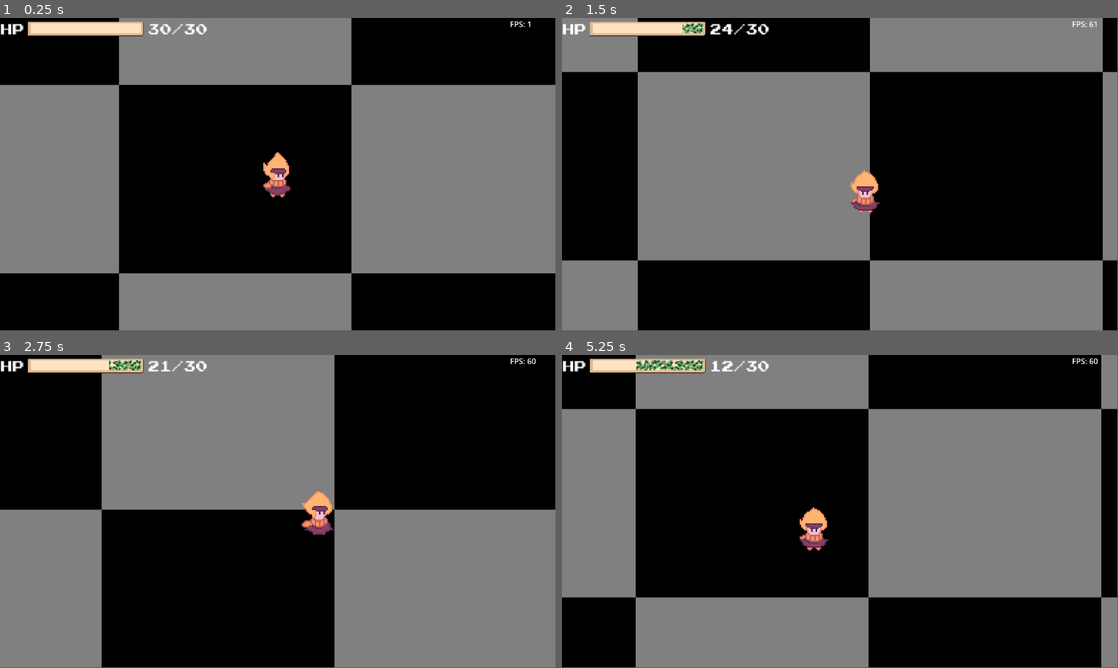
Above: before the commit, frames 1-4 (two rows, left to right).
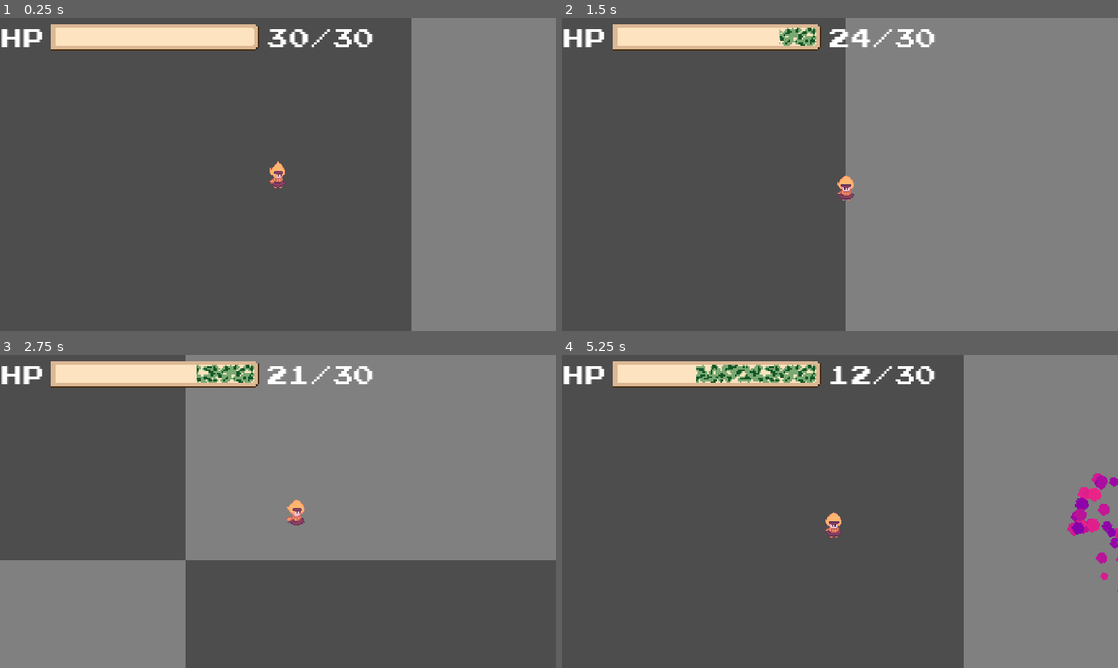
Above: after the commit, the same moments.

Repository: 0megq/PirateJam14
Game: Godot game, scene res://tests/testing_scene.tscn
The game is run twice, just before and just after one commit, with the same random seed, the same clock (stepped at 60 frames per second) and the same inputs.
Inputs (mouse positions are in pixels of both pictures, inside the frame that each line leads up to):
- Up to frame 1 (0.25 s): no input
- Up to frame 2 (1.5 s): tap Enter (ui_accept) at 0.5, 0.77 s; move the mouse to (962, 158) at 0.52 s; press the mouse at (962, 158) at 0.53 s; hold D (right) 0.53-1.28 s; move the mouse to (728, 190) at 1.27 s; release the mouse at (728, 190) at 1.28 s; hold S (down) from 1.28 s (still down); right-click (728, 190) at 1.35 s
- Up to frame 3 (2.75 s): tap Enter (ui_accept) at 1.52 s; click (166, 527) at 1.55 s; move the mouse to (333, 442) at 2.02 s; release S (down) at 2.03 s; press the mouse at (333, 442) at 2.03 s; hold D (right) from 2.03 s (still down)
- Up to frame 4 (5.25 s): move the mouse to (812, 574) at 2.77 s; release D (right) at 2.78 s; release the mouse at (812, 574) at 2.78 s; hold W (up) 2.78-3.53 s; click (812, 574) at 2.85 s; tap Enter (ui_accept) at 3.02, 3.77, 4.52 s; move the mouse to (1006, 558) at 3.52 s; hold Right mouse button (aim) 3.53-4.28 s; hold A (left) 3.53-5.03 s; click (1006, 558) at 3.8 s; move the mouse to (673, 464) at 4.27 s; click (673, 464) at 4.35 s; move the mouse to (867, 511) at 5.02 s; press the mouse at (867, 511) at 5.03 s; hold S (down) from 5.03 s (still down)
In our replay, the window is 799x449 before the commit and 800x450 after it. These sizes can differ from the game's own. Grey fills any space a smaller window leaves; there, only what the larger window draws over its background counts as a difference.

The runs differ from the first frame. In frame 1, 84% of the frame differs, in the area x 0-100%, y 0-100%; in frame 2, 79%; in frame 3, 75%; in frame 4, 84%.

Commit message:
640x360 canvas

Diff:
--- a/project/project.godot
+++ b/project/project.godot
@@ -15,6 +15,15 @@
 config/features=PackedStringArray("4.2", "Forward Plus")
 run/max_fps=60
 config/icon="res://assets/icon.svg"
+
+[display]
+
+window/size/viewport_width=640
+window/size/viewport_height=360
+window/size/window_width_override=1280
+window/size/window_height_override=720
+window/stretch/mode="canvas_items"
+window/vsync/vsync_mode=0
 
 [input]
 
--- a/project/scenes/jam.tscn
+++ b/project/scenes/jam.tscn
@@ -1,24 +1,17 @@
-[gd_scene load_steps=8 format=3 uid="uid://carppqx6aqt8h"]
+[gd_scene load_steps=7 format=3 uid="uid://carppqx6aqt8h"]
 
 [ext_resource type="Script" path="res://scripts/jam.gd" id="2_0q0xs"]
 [ext_resource type="Texture2D" uid="uid://f3pers13s54u" path="res://assets/jam/jam_particle.png" id="2_cm63r"]
 
-[sub_resource type="Curve" id="Curve_58tm3"]
-min_value = -50.0
-max_value = 50.0
-_data = [Vector2(0, 0.5), 0.0, -1.92308, 0, 1, Vector2(0.26, 0), -1.92308, 0.0, 1, 0, Vector2(0.411765, -0.140244), 0.0, 0.0, 0, 0, Vector2(0.498, 0.5), 0.0, 0.0, 0, 0, Vector2(0.633, 0), 0.0, 0.0, 0, 0]
-point_count = 5
-
 [sub_resource type="Curve" id="Curve_cl3pj"]
-min_value = -50.0
-max_value = 50.01
-_data = [Vector2(0, 4.42339), 0.0, 0.0, 0, 0, Vector2(0.99999, -39.8727), 0.0, 0.0, 0, 0, Vector2(1, 0), 0.0, 0.0, 0, 0]
-point_count = 3
+min_value = -20.0
+max_value = 16.0
+_data = [Vector2(0, 16), 0.0, 0.0, 0, 0, Vector2(0.393258, -20), 0.0, 0.0, 0, 0]
+point_count = 2
 
 [sub_resource type="Curve" id="Curve_v0ljn"]
-min_value = -5.0
-max_value = 10.0
-_data = [Vector2(0, -4.08485), 0.0, -13.5496, 0, 0, Vector2(0.262976, 7.53857), 21.6721, 21.6721, 0, 0, Vector2(0.581315, 2.61571), 0.0, 0.0, 0, 0]
+max_value = 3.0
+_data = [Vector2(0, 0), 0.0, 1.17363, 0, 0, Vector2(0.25, 2), -6.427, -6.427, 0, 0, Vector2(0.556, 1), 0.0, 0.0, 0, 0]
 point_count = 3
 
 [sub_resource type="Gradient" id="Gradient_0helv"]
@@ -27,21 +20,21 @@
 [sub_resource type="Gradient" id="Gradient_8svgi"]
 colors = PackedColorArray(0.557868, 0.00108862, 0.697978, 1, 1, 0.370842, 0.550971, 1)
 
-[node name="jam" type="CPUParticles2D"]
+[node name="Jam" type="CPUParticles2D"]
 z_index = 1
 texture_filter = 1
-scale = Vector2(1.24141, 0.545139)
-amount = 32
+emitting = false
+amount = 48
+one_shot = true
 explosiveness = 1.0
 texture = ExtResource("2_cm63r")
 gravity = Vector2(0, 0)
-initial_velocity_min = 100.0
-initial_velocity_max = 500.0
-angular_velocity_min = -50.0
-angular_velocity_max = 50.0
-angular_velocity_curve = SubResource("Curve_58tm3")
-linear_accel_min = 50.0
-linear_accel_max = 50.0
+initial_velocity_min = 50.0
+initial_velocity_max = 200.0
+angular_velocity_min = -16.0
+angular_velocity_max = 16.0
+linear_accel_min = 16.0
+linear_accel_max = 16.0
 linear_accel_curve = SubResource("Curve_cl3pj")
 scale_amount_max = 2.0
 scale_amount_curve = SubResource("Curve_v0ljn")
@@ -53,23 +46,23 @@
 [node name="Area2D" type="Area2D" parent="."]
 
 [node name="CollisionPolygon2D" type="CollisionPolygon2D" parent="Area2D"]
-polygon = PackedVector2Array(18.5273, 23.8471, 80.5535, 128.408, 304.492, 190.777, 327.047, -3.66879, 287.576, -214.624, 86.9978, -130.242, 18.5273, -27.5159)
+polygon = PackedVector2Array(18.5, 24, 90, 80, 140, 0, 90, -80, 18.5, -24)
 
-[node name="endTimer" type="Timer" parent="."]
+[node name="EndTimer" type="Timer" parent="."]
 wait_time = 0.8
 one_shot = true
 autostart = true
 
-[node name="splatTimer" type="Timer" parent="."]
+[node name="SplatTimer" type="Timer" parent="."]
 wait_time = 0.5
 one_shot = true
 autostart = true
 
-[node name="decayTimer" type="Timer" parent="."]
+[node name="DecayTimer" type="Timer" parent="."]
 wait_time = 250.0
 one_shot = true
 autostart = true
 
-[connection signal="timeout" from="endTimer" to="." method="_on_timer_timeout"]
-[connection signal="timeout" from="splatTimer" to="." method="_on_splat_timer_timeout"]
-[connection signal="timeout" from="decayTimer" to="." method="_on_decay_timer_timeout"]
+[connection signal="timeout" from="EndTimer" to="." method="_on_timer_timeout"]
+[connection signal="timeout" from="SplatTimer" to="." method="_on_splat_timer_timeout"]
+[connection signal="timeout" from="DecayTimer" to="." method="_on_decay_timer_timeout"]
--- a/project/scenes/player.tscn
+++ b/project/scenes/player.tscn
@@ -274,10 +274,11 @@
 }]
 
 [sub_resource type="RectangleShape2D" id="RectangleShape2D_yditj"]
-size = Vector2(62, 96)
+size = Vector2(20, 31.4213)
 
 [node name="Player" type="CharacterBody2D"]
 z_index = 1
+motion_mode = 1
 script = ExtResource("1_i8wxh")
 
 [node name="Camera2D" type="Camera2D" parent="."]
@@ -290,12 +291,12 @@
 
 [node name="AnimatedSprite2D" type="AnimatedSprite2D" parent="."]
 texture_filter = 1
-scale = Vector2(3, 3)
 sprite_frames = SubResource("SpriteFrames_t8tky")
 animation = &"Idle_Right"
 
 [node name="CollisionShape2D" type="CollisionShape2D" parent="."]
-position = Vector2(0, 1)
+position = Vector2(0, 0.5)
+scale = Vector2(1, 0.986592)
 shape = SubResource("RectangleShape2D_yditj")
 
 [node name="HurtTimer" type="Timer" parent="."]
--- a/project/scripts/player.gd
+++ b/project/scripts/player.gd
@@ -5,12 +5,12 @@
 
 
 # Exports
-@export var max_speed: float = 800.0 # Speed & acceleration may need to be tweaked
-@export var acceleration: float = 4000.0
+@export var max_speed: float = 200.0 # Speed & acceleration may need to be tweaked
+@export var acceleration: float = 2000.0
 
 @export var max_health: int = 30
 
-@export var fire_offset: float = 100
+@export var fire_offset: float = 10
 
 # Normal
 var jam_scene = preload("res://scenes/jam.tscn")
--- a/project/shaders/debug_background.gdshader
+++ b/project/shaders/debug_background.gdshader
@@ -9,5 +9,5 @@
 
 void fragment() { // assign color by even/odd checkerboard pattern
 	bool cell = mod(floor(UV.x * cells) + floor(UV.y * cells), 2.0) == 0.0;
-	COLOR = vec4(vec3(cell ? 0.5 : 0.0), 1.0);
+	COLOR = vec4(vec3(cell ? 0.5 : 0.3), 1.0);
 }
